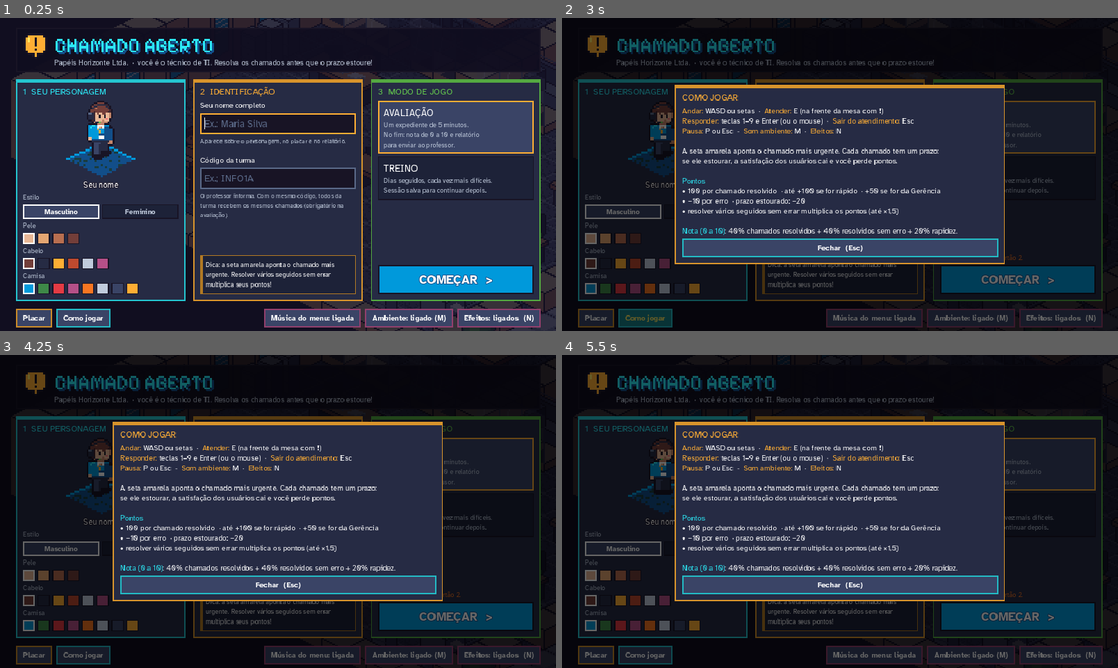
Above: before the commit, frames 1-4 (two rows, left to right).
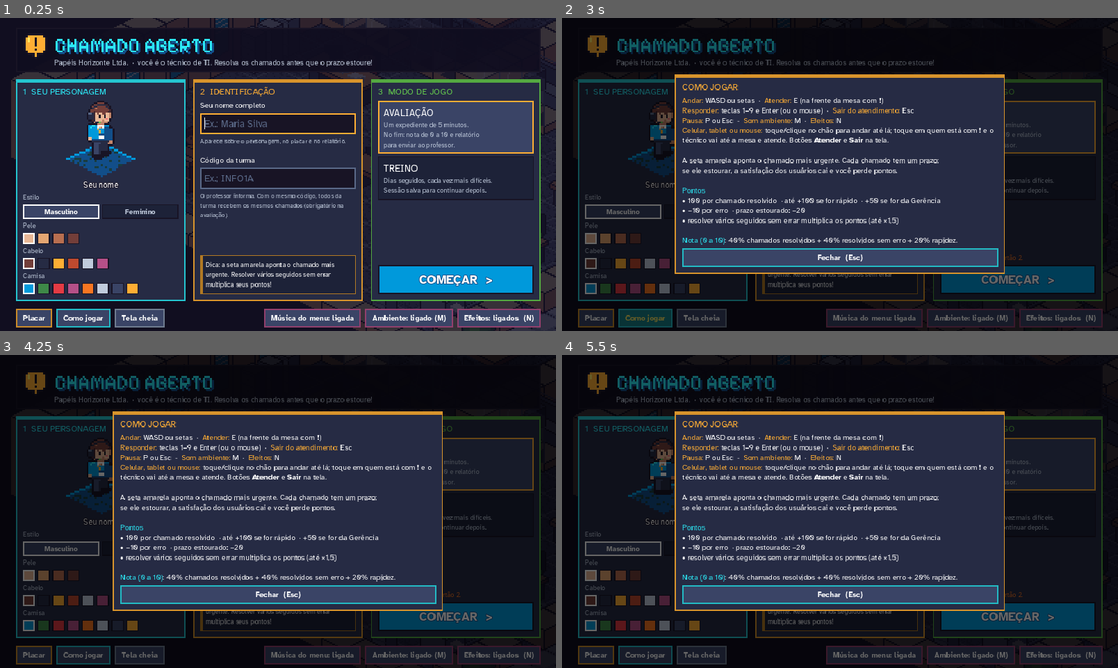
Above: after the commit, the same moments.

Repository: cimiano2/chamado-aberto
Game: Godot game, scene res://scenes/main.tscn
The game is run twice, just before and just after one commit, with the same random seed, the same clock (stepped at 60 frames per second) and the same inputs.
Inputs (mouse positions are in pixels of both pictures, inside the frame that each line leads up to):
- Up to frame 1 (0.25 s): no input
- Up to frame 2 (3 s): click (701, 318) at 0.5 s, where only the run after the commit has a clickable "Tela cheia"; click "COMEÇAR >" at 1.25 s; click "COMEÇAR >" at 2 s; click "Como jogar" at 2.75 s
- Up to frame 3 (4.25 s): click "Como jogar" at 3.5 s
- Up to frame 4 (5.5 s): click (589, 574) at 4.27 s; click (606, 574) at 5.02 s

The runs differ from the first frame. In frame 1, 0.5% of the frame differs, in the area x 20-30%, y 92-99%; in frame 2, 13%, in the area x 20-80%, y 18-99%; in frame 3, 13%; in frame 4, 13%.

Commit message:
Jogar no celular e tablet: toque para andar e atender
- Tocar/clicar no chão anda até o ponto com rota (AStarGrid2D) que
  contorna paredes e passa pelas portas; tocar em quem tem chamado leva
  o técnico até a mesa e abre o atendimento. O teclado cancela a rota.
- Botões na tela: Atender chamado, Sair do atendimento, Tela cheia.
- Teclado virtual do navegador ligado (nome e turma).
- Aviso para girar o celular na vertical; câmera mais próxima em
  telas de toque pequenas.
- Testes: rota até todas as mesas, toque abre atendimento, toque no
  chão, teclado cancela rota.

Co-Authored-By: Claude Opus 5.5 <noreply@anthropic.com>
Claude-Session: https://claude.ai/code/session_01ULB8X8jtmR9iGJQHphwBcx

Diff:
--- a/scenes/main.tscn
+++ b/scenes/main.tscn
@@ -285,7 +285,7 @@
 [node name="Footer" type="Label" parent="TaskLayer/Dim/Center/Modal/VBox"]
 layout_mode = 2
 theme_type_variation = &"CaptionLabel"
-text = "Teclas 1–9 e Enter (ou mouse) · Esc: sair sem resolver (o prazo volta a correr)"
+text = "Teclas 1–9 e Enter, ou toque/clique · Esc ou Sair: sair sem resolver (o prazo volta a correr)"
 
 [node name="Overlay" type="CanvasLayer" parent="."]
 unique_name_in_owner = true
--- a/scripts/main.gd
+++ b/scripts/main.gd
@@ -39,6 +39,9 @@
 var _btn_ambient: Button
 var _btn_sfx: Button
 var _pause_button: Button
+var _serve_button: Button        # "Atender chamado" (toque/clique)
+var _rotate_layer: CanvasLayer   # aviso "gire o celular"
+var _auto_desk := -1             # mesa a atender quando o técnico chegar (toque numa mesa)
 var _confirm_menu := false
 var _chat_cooldown := {}         # mesa -> segundos até poder falar de novo
 var _step_t := 0.0
@@ -116,6 +119,22 @@
 	_pause_button.offset_left = 16
 	_pause_button.offset_top = -60
 	_pause_button.offset_bottom = -22
+	_serve_button = Button.new()
+	_serve_button.text = "Atender chamado  (E)"
+	_serve_button.focus_mode = Control.FOCUS_NONE
+	_serve_button.theme_type_variation = &"PrimaryButton"
+	_serve_button.add_theme_font_size_override("font_size", 22)
+	_room_labels.get_parent().add_child(_serve_button)
+	_serve_button.set_anchors_and_offsets_preset(Control.PRESET_CENTER_BOTTOM, Control.PRESET_MODE_KEEP_SIZE)
+	_serve_button.offset_left = -150
+	_serve_button.offset_right = 150
+	_serve_button.offset_top = -128
+	_serve_button.offset_bottom = -72
+	_serve_button.visible = false
+	_serve_button.pressed.connect(_interact)
+	_build_task_exit()
+	_build_rotate_hint()
+	_player.arrived.connect(_on_player_arrived)
 	_pause_button.pressed.connect(func():
 		if state == State.PLAYING:
 			_show_pause()
@@ -177,6 +196,8 @@
 
 ## Começa (ou continua) uma sessão. Com código de turma, todos recebem os mesmos chamados.
 func start_session(p: Dictionary, m: String, resume: bool) -> void:
+	_player.stop_walk()
+	_auto_desk = -1
 	profile = p
 	mode = m
 	var saved := SaveGame.load_session() if resume else {}
@@ -259,6 +280,7 @@
 		node.modulate.a = 0.25 if Rect2(node.position, node.size).intersects(me) else 1.0
 	_name_tag.visible = state != State.TITLE
 	_pause_button.visible = state == State.PLAYING
+	_serve_button.visible = state == State.PLAYING and _near_desk >= 0 and not tickets.ticket_at_desk(_near_desk).is_empty()
 	_name_tag.position = (_to_screen(OfficeMap.iso_f(_player.position)) + Vector2(-_name_tag.size.x / 2.0, 6)).round()
 
 
@@ -270,6 +292,9 @@
 ## A interface ocupa a tela toda (base 1280x720, escala livre) com fonte comum suavizada,
 ## legível em qualquer escala. O mundo em pixel art usa escala sempre inteira (_fit_world).
 func _fit_window() -> void:
+	if _rotate_layer:
+		var ws := get_window().size
+		_rotate_layer.visible = ws.y > ws.x
 	_fit_world.call_deferred()
 
 
@@ -280,7 +305,13 @@
 	var ui := get_viewport().get_final_transform()
 	var k := ui.get_scale()                       # pixels da tela por unidade da interface
 	var phys := Vector2(get_window().size)        # pixels reais da janela
-	view_scale = clampi(roundi(phys.y / 360.0), 2, 8)
+	# ~360 linhas de arte visíveis; em celular (tela de toque baixa) aproxima mais, para os
+	# personagens não ficarem minúsculos e serem fáceis de tocar
+	var rows := 360.0
+	var dpr := maxf(1.0, DisplayServer.screen_get_scale())
+	if DisplayServer.is_touchscreen_available() and phys.y / dpr < 520.0:
+		rows = 250.0
+	view_scale = clampi(roundi(phys.y / rows), 2, 8)
 	_world_view.stretch_shrink = view_scale
 	var px := Vector2i.ZERO
 	for axis in 2:
@@ -431,6 +462,11 @@
 # ================================================================ entrada
 
 func _unhandled_input(event: InputEvent) -> void:
+	var mb := event as InputEventMouseButton
+	if mb and mb.pressed and mb.button_index == MOUSE_BUTTON_LEFT and state == State.PLAYING:
+		_tap(mb.position)
+		get_viewport().set_input_as_handled()
+		return
 	var key := event as InputEventKey
 	if key == null or not key.pressed or key.echo:
 		return
@@ -476,6 +512,80 @@
 	get_viewport().set_input_as_handled()
 
 
+## Toque/clique no mundo: anda até o ponto (contornando paredes); tocando num funcionário
+## com chamado, anda até a mesa dele e abre o atendimento ao chegar.
+func _tap(ui_pos: Vector2) -> void:
+	var local := _world_view.get_global_transform().affine_inverse() * ui_pos
+	var c := (local - _world_view.size / 2.0) / view_scale + _cam_f      # ponto no canvas isométrico
+	var desk := _map.desk_at_canvas(c)
+	var target := Vector2(2.0 * c.x + 4.0 * c.y, -2.0 * c.x + 4.0 * c.y)   # chão (inverso da projeção)
+	_auto_desk = -1
+	if desk >= 0:
+		target = _map.desks[desk].pos
+		if not tickets.ticket_at_desk(desk).is_empty():
+			_auto_desk = desk
+			if _map.desk_index_near(_player.position) == desk:
+				_player.stop_walk()
+				_on_player_arrived()
+				return
+	var path := _map.find_path(_player.position, target)
+	if path.is_empty():
+		_auto_desk = -1
+		return
+	_map.show_tap(path[path.size() - 1])
+	_player.walk_to(path)
+
+
+func _on_player_arrived() -> void:
+	var d := _auto_desk
+	_auto_desk = -1
+	if d < 0 or state != State.PLAYING or _map.desk_index_near(_player.position) != d:
+		return
+	var t := tickets.ticket_at_desk(d)
+	if not t.is_empty():
+		_player.facing = Vector2.UP
+		_open_task(t)
+
+
+## Botão "Sair" no canto do atendimento (para quem não tem a tecla Esc: celular/tablet).
+func _build_task_exit() -> void:
+	var vbox := _ticket_header.get_parent()
+	var row := HBoxContainer.new()
+	vbox.add_child(row)
+	vbox.move_child(row, _ticket_header.get_index())
+	_ticket_header.reparent(row)
+	_ticket_header.size_flags_horizontal = Control.SIZE_EXPAND_FILL
+	var b := Button.new()
+	b.text = "Sair  (Esc)"
+	b.focus_mode = Control.FOCUS_NONE
+	b.add_theme_font_size_override("font_size", 15)
+	b.pressed.connect(func():
+		if state == State.TASK:
+			_cancel_task())
+	row.add_child(b)
+
+
+## Celular em pé: pede para girar (o jogo é horizontal).
+func _build_rotate_hint() -> void:
+	_rotate_layer = CanvasLayer.new()
+	_rotate_layer.layer = 20
+	add_child(_rotate_layer)
+	var bg := ColorRect.new()
+	bg.color = Color("181425")
+	bg.set_anchors_and_offsets_preset(Control.PRESET_FULL_RECT)
+	_rotate_layer.add_child(bg)
+	var l := Label.new()
+	l.text = "Gire o celular\npara a horizontal"
+	l.horizontal_alignment = HORIZONTAL_ALIGNMENT_CENTER
+	l.vertical_alignment = VERTICAL_ALIGNMENT_CENTER
+	l.add_theme_font_size_override("font_size", 64)
+	l.add_theme_color_override("font_color", Color("2ce8f5"))
+	l.set_anchors_and_offsets_preset(Control.PRESET_FULL_RECT)
+	bg.add_child(l)
+	_rotate_layer.visible = false
+	_fit_window()
+
+
 func _interact() -> void:
 	if _near_desk < 0:
 		return
@@ -487,6 +597,7 @@
 # ================================================================ minijogos
 
 func _open_task(t: Dictionary) -> void:
+	_player.stop_walk()
 	var script: GDScript = load(TicketSystem.TYPES[t.kind].task)
 	_task = script.new()
 	_task.set_meta("employee", t.employee)
@@ -653,6 +764,7 @@
 # ================================================================ overlays
 
 func _show_pause() -> void:
+	_player.stop_walk()
 	state = State.PAUSED
 	_overlay_text.text = """[color=#2ce8f5][font_size=28]PAUSA PARA O CAFÉ[/font_size][/color]
 [color=#c0cbdc]%s · Dia %d · %s · %d pontos[/color]
--- a/scripts/menu.gd
+++ b/scripts/menu.gd
@@ -243,6 +243,7 @@
 	h.add_theme_constant_override("separation", 10)
 	h.add_child(_button("Placar", _show_board, C_YELLOW))
 	h.add_child(_button("Como jogar", _show_help, C_CYAN))
+	h.add_child(_button("Tela cheia", toggle_fullscreen, Color("8b9bb4")))
 	var sp := Control.new()
 	sp.size_flags_horizontal = Control.SIZE_EXPAND_FILL
 	h.add_child(sp)
@@ -253,6 +254,12 @@
 	h.add_child(_music_btn)
 	h.add_child(_sfx_btn)
 	return h
+
+
+## Tela cheia (útil no celular: some a barra do navegador).
+static func toggle_fullscreen() -> void:
+	var full := DisplayServer.window_get_mode() == DisplayServer.WINDOW_MODE_FULLSCREEN
+	DisplayServer.window_set_mode(DisplayServer.WINDOW_MODE_WINDOWED if full else DisplayServer.WINDOW_MODE_FULLSCREEN)
 
 
 # ================================================================ peças
@@ -405,6 +412,7 @@
 	_open_popup("COMO JOGAR", """[color=#feae34]Andar:[/color] WASD ou setas  ·  [color=#feae34]Atender:[/color] E (na frente da mesa com [b]![/b])
 [color=#feae34]Responder:[/color] teclas 1–9 e Enter (ou o mouse)  ·  [color=#feae34]Sair do atendimento:[/color] Esc
 [color=#feae34]Pausa:[/color] P ou Esc  ·  [color=#feae34]Som ambiente:[/color] M  ·  [color=#feae34]Efeitos:[/color] N
+[color=#feae34]Celular, tablet ou mouse:[/color] toque/clique no chão para andar até lá; toque em quem está com [b]![/b] e o técnico vai até a mesa e atende. Botões [b]Atender[/b] e [b]Sair[/b] na tela.
 
 A seta amarela aponta o chamado mais urgente. Cada chamado tem um prazo:
 se ele estourar, a satisfação dos usuários cai e você perde pontos.
--- a/scripts/office_map.gd
+++ b/scripts/office_map.gd
@@ -45,6 +45,11 @@
 var player_back := false
 var player_flip := false
 var player_frame := 0
+## Marca no chão onde o jogador tocou/clicou (some sozinha).
+var tap_marker := Vector2.INF
+var tap_marker_t := 0.0
+var _astar: AStarGrid2D
+const NAV := 32.0           # célula da grade de navegação (meio ladrilho)
 
 var _time := 0.0
 var _static: Node2D          # pisos + paredes do fundo (desenhado uma vez)
@@ -130,6 +135,7 @@
 # ================================================================ montagem do andar
 
 func build() -> void:
+	_astar = null
 	floors.clear(); doors.clear(); obstacles.clear(); desks.clear(); props.clear(); walls.clear()
 	for r in rooms:
 		r.rect = tile_rect(r.tiles)
@@ -336,6 +342,7 @@
 
 func _process(delta: float) -> void:
 	_time += delta
+	tap_marker_t = maxf(0.0, tap_marker_t - delta)
 	queue_redraw()
 
 
@@ -402,6 +409,99 @@
 var draw_items := 0
 
 
+# ------------------------------------------------------------ toque / rota
+
+## Rota andável (pontos no mundo) de `from` até `to`, contornando paredes e móveis.
+## Vazia se não houver caminho.
+func find_path(from: Vector2, to: Vector2) -> PackedVector2Array:
+	if _astar == null:
+		_build_nav()
+	var a := _nearest_free(_nav_cell(from))
+	var b := _nearest_free(_nav_cell(to))
+	if a.x < 0 or b.x < 0:
+		return PackedVector2Array()
+	var pts := _astar.get_point_path(a, b)
+	if pts.is_empty():
+		return pts
+	pts.remove_at(0)        # a célula onde o técnico já está
+	if _feet_ok(to):
+		pts.append(to)      # termina no ponto exato tocado
+	return pts
+
+
+func _build_nav() -> void:
+	_astar = AStarGrid2D.new()
+	_astar.region = Rect2i(0, 0, int(COLS * TILE / NAV), int(ROWS * TILE / NAV))
+	_astar.cell_size = Vector2(NAV, NAV)
+	_astar.offset = Vector2(NAV, NAV) / 2.0
+	_astar.diagonal_mode = AStarGrid2D.DIAGONAL_MODE_ONLY_IF_NO_OBSTACLES
+	_astar.update()
+	for x in _astar.region.size.x:
+		for y in _astar.region.size.y:
+			if not _feet_ok(Vector2(x, y) * NAV + Vector2(NAV, NAV) / 2.0):
+				_astar.set_point_solid(Vector2i(x, y))
+
+
+func _feet_ok(p: Vector2) -> bool:
+	return is_walkable(Rect2(p + Player.FEET.position, Player.FEET.size))
+
+
+func _nav_cell(p: Vector2) -> Vector2i:
+	var c := Vector2i((p / NAV).floor())
+	return c.clamp(Vector2i.ZERO, _astar.region.size - Vector2i.ONE)
+
+
+## Célula livre mais próxima (o toque pode cair num móvel ou parede).
+func _nearest_free(c: Vector2i) -> Vector2i:
+	if not _astar.is_point_solid(c):
+		return c
+	for r in range(1, 6):
+		var best := Vector2i(-1, -1)
+		var best_d := INF
+		for dx in range(-r, r + 1):
+			for dy in range(-r, r + 1):
+				var n := c + Vector2i(dx, dy)
+				if _astar.is_in_boundsv(n) and not _astar.is_point_solid(n):
+					var d := Vector2(dx, dy).length()
+					if d < best_d:
+						best_d = d
+						best = n
+		if best.x >= 0:
+			return best
+	return Vector2i(-1, -1)
+
+
+## Mesa cujo desenho (móvel + funcionário) está sob o ponto `c` do canvas isométrico; -1 se nenhuma.
+func desk_at_canvas(c: Vector2) -> int:
+	var best := -1
+	var best_d := INF
+	for i in desks.size():
+		var base := Vector2(iso(desks[i].center))
+		var box := Rect2(base + Vector2(-34, -58), Vector2(68, 74))
+		if box.has_point(c):
+			var d := c.distance_to(base + Vector2(0, -20))
+			if d < best_d:
+				best_d = d
+				best = i
+	return best
+
+
+func show_tap(p: Vector2) -> void:
+	tap_marker = p
+	tap_marker_t = 0.6
+
+
+func _draw_tap_marker() -> void:
+	if tap_marker_t <= 0.0:
+		return
+	var k := tap_marker_t / 0.6
+	var c := Vector2(iso(tap_marker))
+	var r := 6.0 + (1.0 - k) * 6.0
+	draw_set_transform(c, 0.0, Vector2(1.0, 0.5))
+	draw_arc(Vector2.ZERO, r, 0.0, TAU, 20, Color(1.0, 0.85, 0.25, k), 1.0)
+	draw_set_transform(Vector2.ZERO)
+
+
 func _draw() -> void:
 	var t0 := Time.get_ticks_usec()
 	_draw_dynamic()
@@ -409,6 +509,7 @@
 
 
 func _draw_dynamic() -> void:
+	_draw_tap_marker()
 	var items: Array = []   # [chave_de_profundidade, Callable]
 	for w in walls:
 		if w.kind == "low" or w.kind == "glass":
--- a/scripts/player.gd
+++ b/scripts/player.gd
@@ -16,6 +16,17 @@
 var facing := Vector2.DOWN        # direção na tela
 var moving := false
 var _walk := 0.0
+## Rota (pontos no mundo) quando o jogador toca/clica no chão; o teclado cancela a rota.
+var path := PackedVector2Array()
+signal arrived
+
+
+func walk_to(points: PackedVector2Array) -> void:
+	path = points
+
+
+func stop_walk() -> void:
+	path.clear()
 
 
 func _process(delta: float) -> void:
@@ -29,6 +40,11 @@
 			screen_dir.y -= 1
 		if Input.is_key_pressed(KEY_S) or Input.is_key_pressed(KEY_DOWN):
 			screen_dir.y += 1
+	if screen_dir != Vector2.ZERO:
+		path.clear()
+	elif can_move and not path.is_empty():
+		_follow_path(delta)
+		return
 	moving = screen_dir != Vector2.ZERO
 	if moving:
 		facing = screen_dir
@@ -40,6 +56,44 @@
 		_walk += delta * WALK_FPS
 	else:
 		_walk = 0.0
+	if map:
+		map.player_back = facing.y < 0
+		map.player_flip = facing.x < 0
+		map.player_frame = (int(_walk) % 4) if moving else 0
+
+
+## Anda em direção ao próximo ponto da rota (toque/clique).
+func _follow_path(delta: float) -> void:
+	var to := path[0] - position
+	var budget := speed * delta
+	if to.length() <= budget:
+		var before := position
+		_try_move(Vector2(to.x, 0))
+		_try_move(Vector2(0, to.y))
+		path.remove_at(0)
+		if position == before and to.length() > 0.5:
+			path.clear()
+		if path.is_empty():
+			moving = false
+			_walk = 0.0
+			_update_map_pose()
+			arrived.emit()
+			return
+	else:
+		var before := position
+		var step := to.normalized() * budget
+		_try_move(Vector2(step.x, 0))
+		_try_move(Vector2(0, step.y))
+		if position == before:      # preso: desiste da rota
+			path.clear()
+	moving = not path.is_empty()
+	# direção na tela para escolher o sprite (frente/costas, espelhado)
+	facing = Vector2((to.x - to.y) / 4.0, (to.x + to.y) / 8.0).normalized()
+	_walk += delta * WALK_FPS
+	_update_map_pose()
+
+
+func _update_map_pose() -> void:
 	if map:
 		map.player_back = facing.y < 0
 		map.player_flip = facing.x < 0
--- a/tests/test_game.gd
+++ b/tests/test_game.gd
@@ -220,6 +220,48 @@
 	var mt := load("res://assets/audio/menu_theme.ogg") as AudioStream
 	check(mt != null and absf(mt.get_length() - 30.0) < 0.2, "tema do menu tem 30 s (loop de 16 compassos)")
 
+	# ---- celular/mouse: tocar no chão anda até lá; tocar num funcionário com chamado abre o atendimento
+	main.start_session({"name": "Toque", "class_code": "", "skin": 0, "hair": 0, "shirt": 0}, "treino", false)
+	await process_frame
+	var tp: Player = main.get_node("%Player")
+	var no_route := []
+	for d in map.desks:
+		if map.find_path(OfficeMap.START, d.pos).is_empty():
+			no_route.append(d.employee)
+	check(no_route.is_empty(), "toque: há rota da sala de TI até todas as mesas %s" % str(no_route))
+	main.tickets.spawn_timer = 9999.0
+	main.tickets.spawn()
+	var tt: Dictionary = main.tickets.tickets[0]
+	var tdesk: Dictionary = map.desks[tt.desk]
+	main._tap(main._to_screen(OfficeMap.iso(tdesk.center) + Vector2(0, -24)))
+	check(not tp.path.is_empty(), "toque no funcionário (%s) traça a rota" % tdesk.employee)
+	for i in 3000:
+		tp._process(1.0 / 60.0)
+		if main.state == main.State.TASK or tp.path.is_empty():
+			break
+	check(main.state == main.State.TASK, "técnico chega à mesa e o atendimento abre sozinho")
+	main._cancel_task()
+	var dest := Vector2(760, 1010)
+	main._tap(main._to_screen(OfficeMap.iso(dest)))
+	for i in 3000:
+		tp._process(1.0 / 60.0)
+		if tp.path.is_empty():
+			break
+	check(tp.position.distance_to(dest) < 24, "toque no chão: técnico anda até o ponto (ficou a %.0f)" % tp.position.distance_to(dest))
+	tp.position = OfficeMap.START
+	main._tap(main._to_screen(OfficeMap.iso(Vector2(300, 1000))))
+	var moved := tp.position
+	for i in 20:
+		tp._process(1.0 / 60.0)
+	check(tp.position != moved, "toque longe (outra sala) também anda")
+	check(not tp.path.is_empty(), "rota ainda em andamento")
+	Input.parse_input_event(_keyev(KEY_LEFT, true))
+	Input.flush_buffered_events()
+	tp._process(1.0 / 60.0)
+	check(tp.path.is_empty(), "teclado cancela a rota do toque")
+	Input.parse_input_event(_keyev(KEY_LEFT, false))
+	Input.flush_buffered_events()
+
 	# ---- pausa: voltar ao menu (com confirmação) e continuar depois
 	main.start_session({"name": "Pausa Teste", "class_code": "", "skin": 0, "hair": 0, "shirt": 0}, "treino", false)
 	main.tickets.score = 333
@@ -248,6 +290,14 @@
 
 	print("\n%s" % ("TODOS OS TESTES PASSARAM" if failures == 0 else "%d FALHA(S)" % failures))
 	quit(1 if failures > 0 else 0)
+
+
+func _keyev(k: Key, down: bool) -> InputEventKey:
+	var e := InputEventKey.new()
+	e.keycode = k
+	e.physical_keycode = k
+	e.pressed = down
+	return e
 
 
 func _key(task: TaskBase, n: int) -> void:
Binary file changed: docs/menu.png
Not shown, changed: export_presets.cfg
